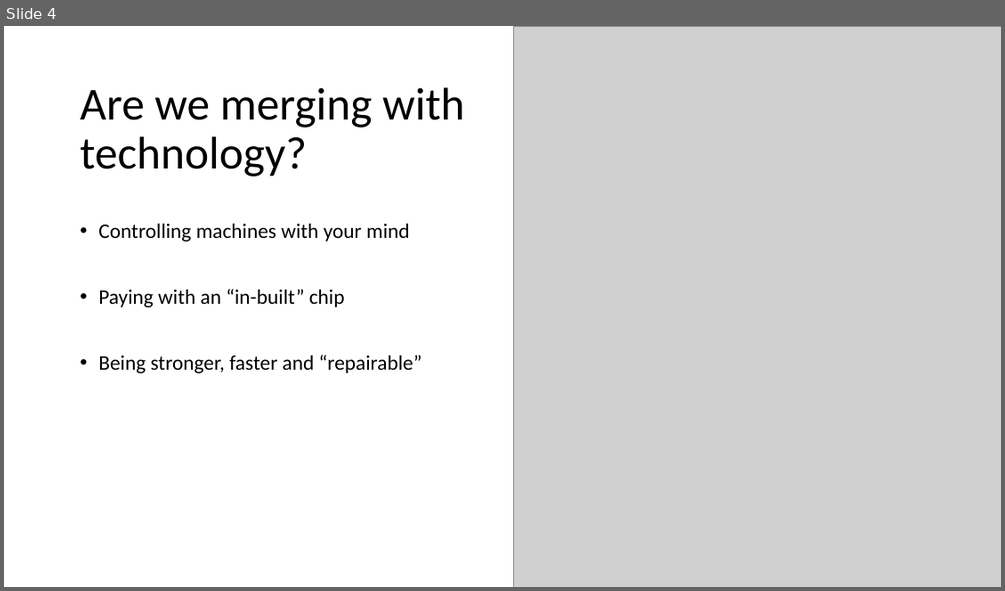
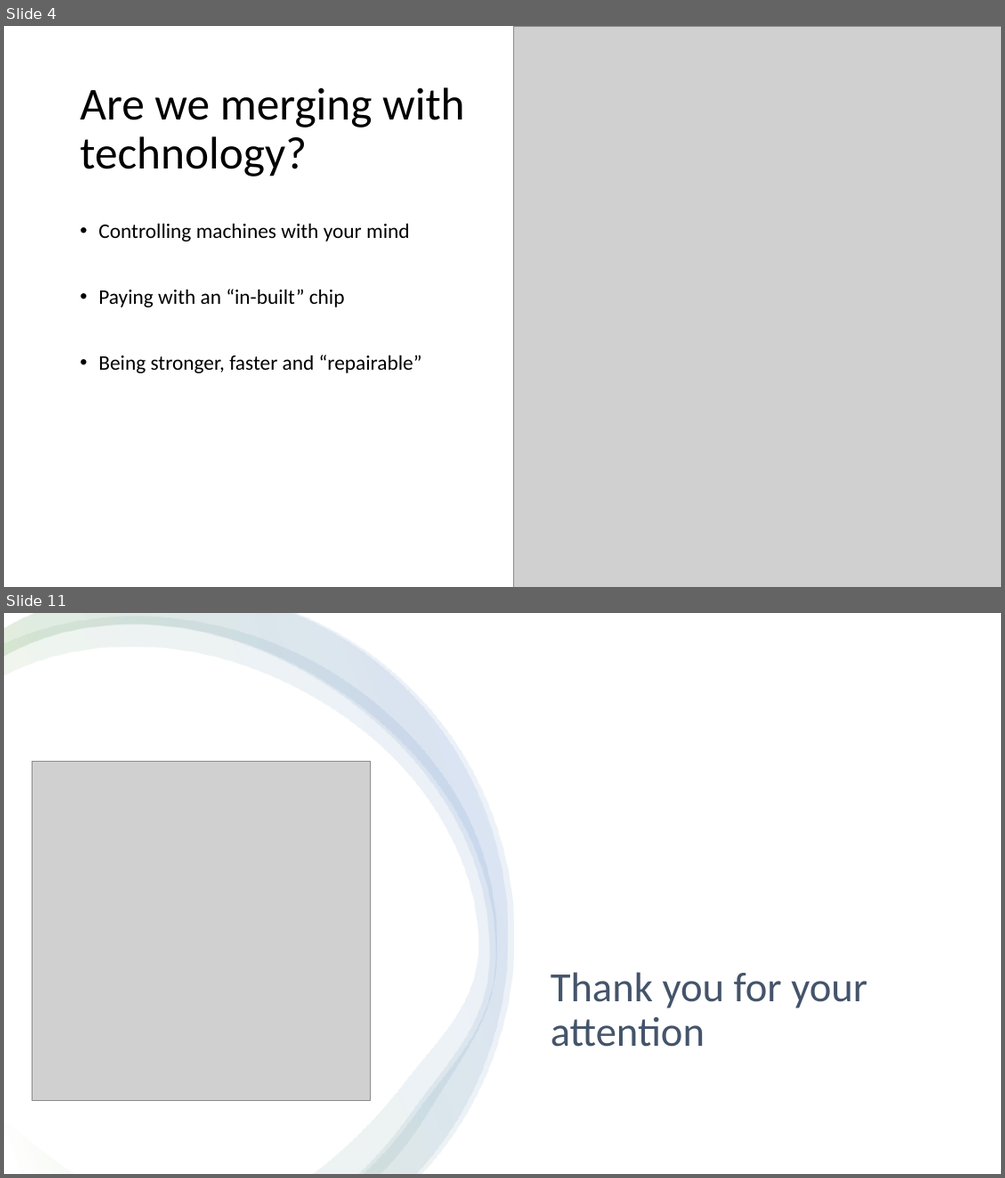
Before and after one commit to ArkonM/4CHIF, a slide deck: E - Ursula Rieder/Referat/Human_2.0.pptx. Shown one above the other, each under a label of ours: slide 4 before the commit, slides 4 and 11 after it; the slides between them are not shown. The pictures are 1005x591 and 1005x1178 pixels, drawn with LibreOffice and Linux fonts; fonts in the diff are those of the drawing; grey boxes stand for pictures. Boxes give left, top, right and bottom in pixels: in the first picture for what was removed or moved away, otherwise in the second. Text is boxed around its words. In the diff, an @@ line names an element or a change of style, - is before the commit and + after.

```diff
--- a/E - Ursula Rieder/Referat/Human_2.0.pptx
+++ b/E - Ursula Rieder/Referat/Human_2.0.pptx
@@ slide 11 added at bbox=[4, 613, 1001, 1174], background #FFFFFF @@
@@ rectangle added at bbox=[4, 613, 1001, 1174], fill #FFFFFF @@
@@ freeform shape added at bbox=[4, 616, 497, 1174], fill gradient #FFFFFF to #70AD47 to #4472C4 @@
@@ freeform shape added at bbox=[4, 613, 508, 1174], fill gradient #FFFFFF to #70AD47 to #4472C4 @@
@@ freeform shape added at bbox=[4, 613, 514, 1173], fill gradient #FFFFFF to #70AD47 to #4472C4 @@
@@ picture added at bbox=[32, 762, 371, 1101] @@
@@ title added at bbox=[550, 972, 867, 1046], 40 pt, text #44546A @@
+Thank you for your attention
```
Also in this commit, not shown: 2 slides changed, 5 other slides added, 12 other files.
